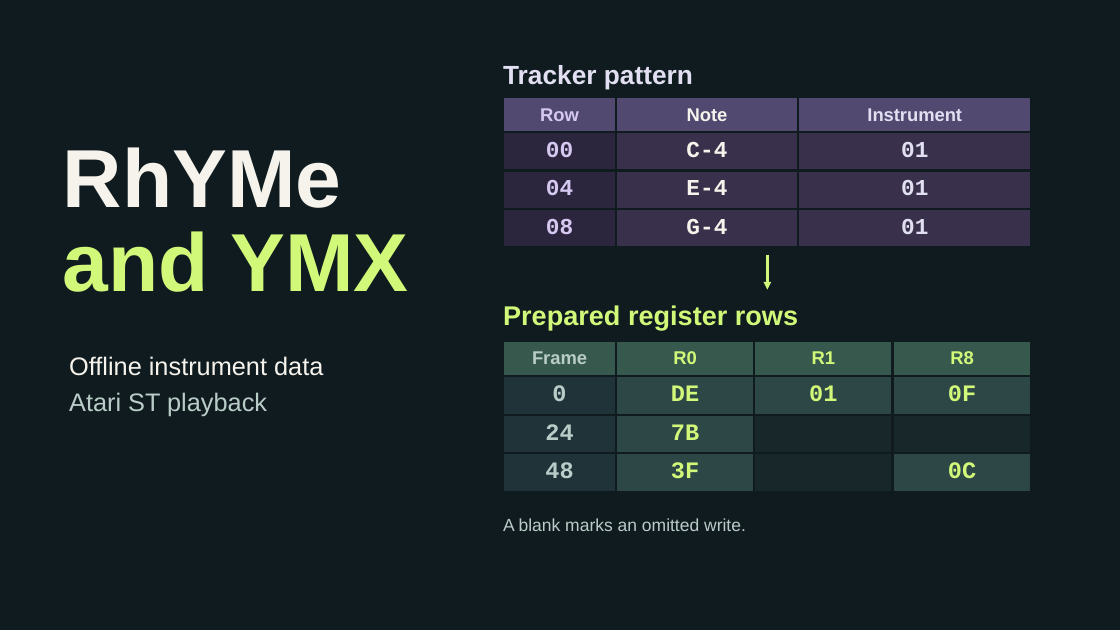
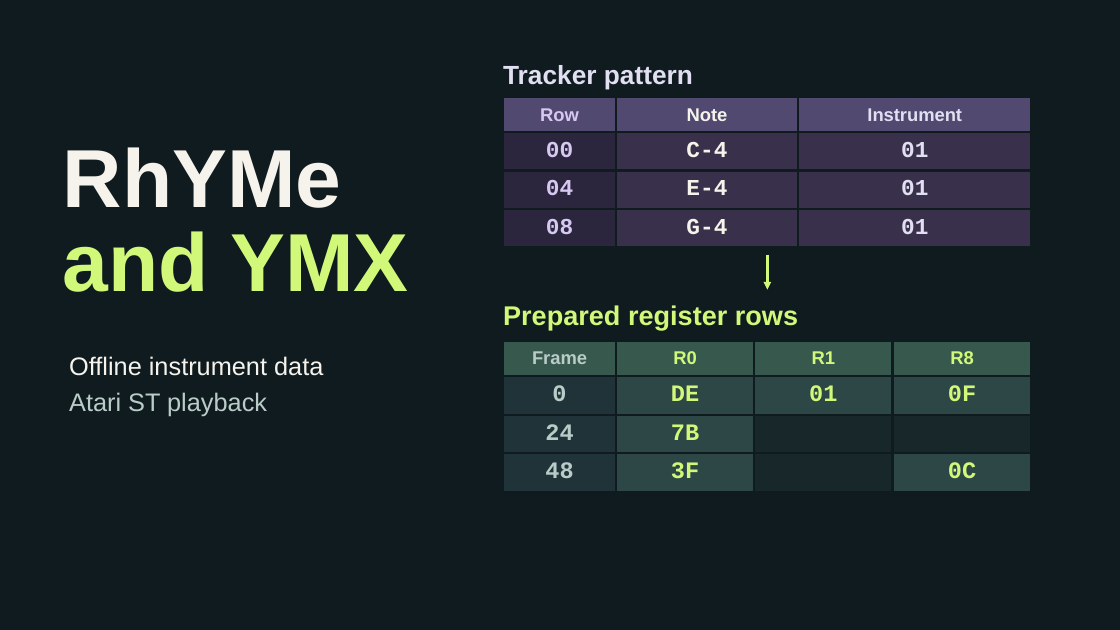
Before and after one commit to odipar/YMX, a slide deck: slide 1 of doc/presentations/silly_venture/main.pptx. Drawn at 1120x630 pixels with LibreOffice and Linux fonts; fonts in the diff are those of the drawing; background and template pictures are left out. Boxes give left, top, right and bottom in pixels: in the first picture for what was removed or moved away, otherwise in the second. Text is boxed around its words. In the diff, an @@ line names an element or a change of style, - is before the commit and + after.

```diff
--- a/doc/presentations/silly_venture/main.pptx
+++ b/doc/presentations/silly_venture/main.pptx
@@ text removed at (x1=503, y1=518, x2=746, y2=531) @@
-A blank marks an omitted write.
```
Also in this commit, not shown: 2 slides added, 8 other files.
